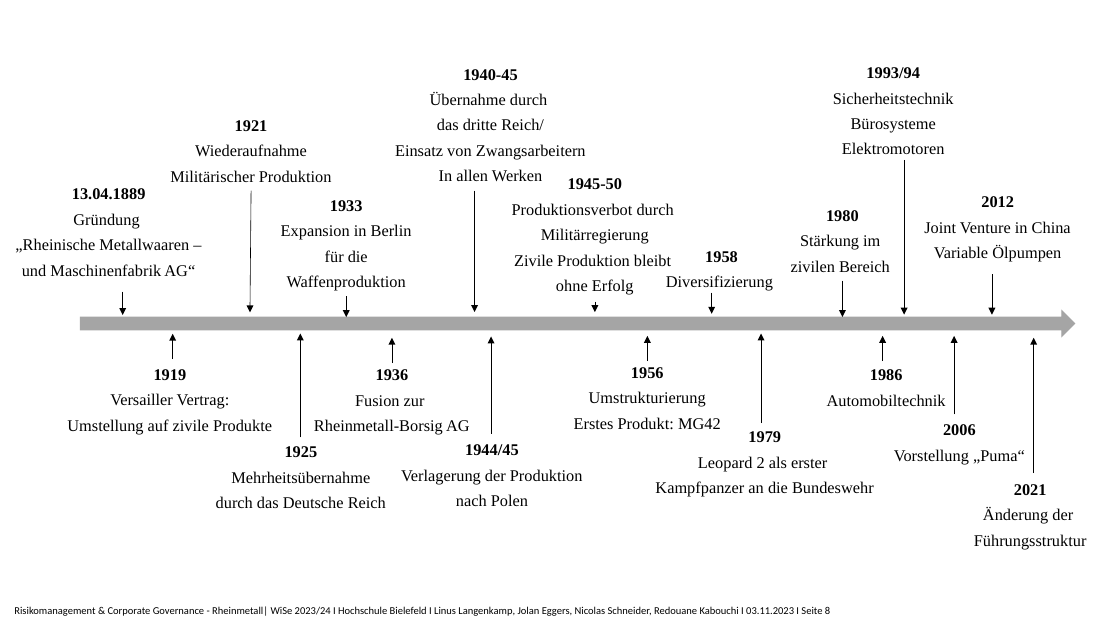
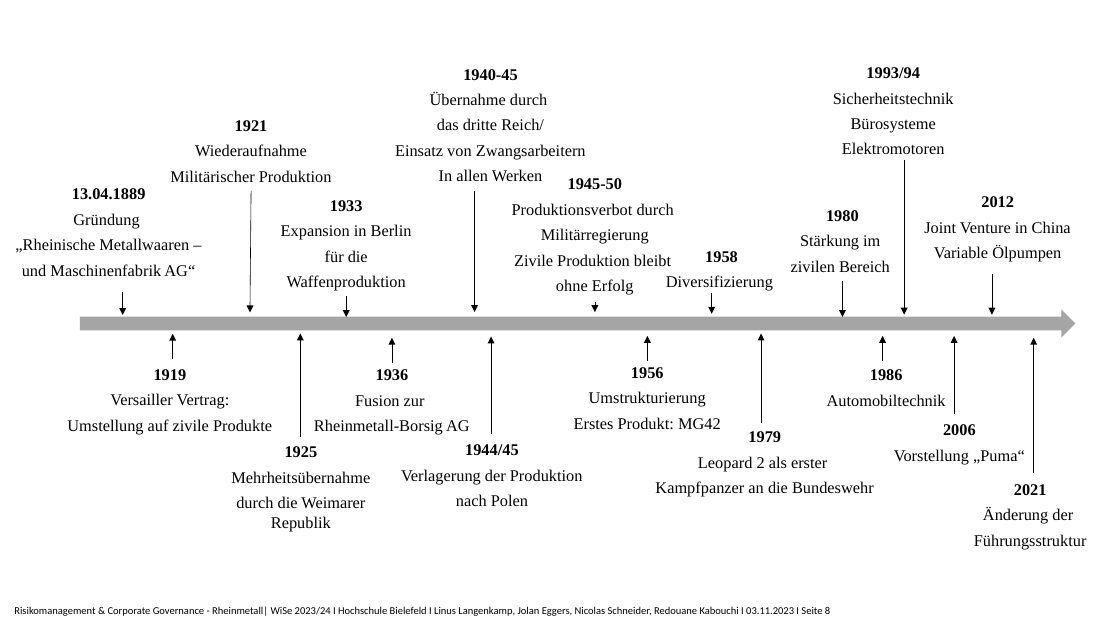
Before and after one commit to Nicolas2912/Risikomanagment_Rheinmetall, a slide deck: slide 8 of Rheinmetall_Präsentation.pptx. Drawn at 1120x630 pixels with LibreOffice and Linux fonts; fonts in the diff are those of the drawing. Boxes give left, top, right and bottom in pixels: in the first picture for what was removed or moved away, otherwise in the second. Text is boxed around its words. In the diff, an @@ line names an element or a change of style, - is before the commit and + after.

```diff
--- a/Rheinmetall_Präsentation.pptx
+++ b/Rheinmetall_Präsentation.pptx
@@ text at (x1=236, y1=496, x2=365, y2=532): text changed @@
-durch das Deutsche Reich
+durch die Weimarer Republik
```
Also in this commit, not shown: 2 other slides changed.
